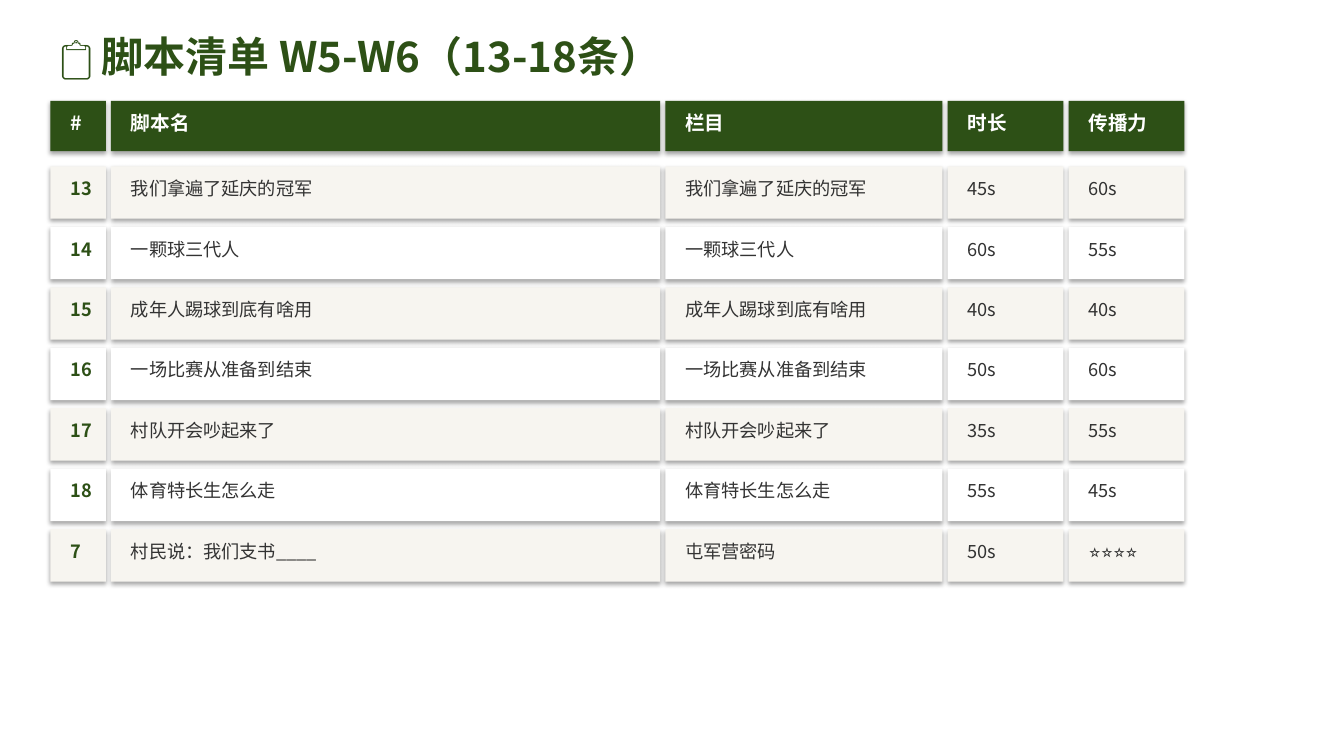
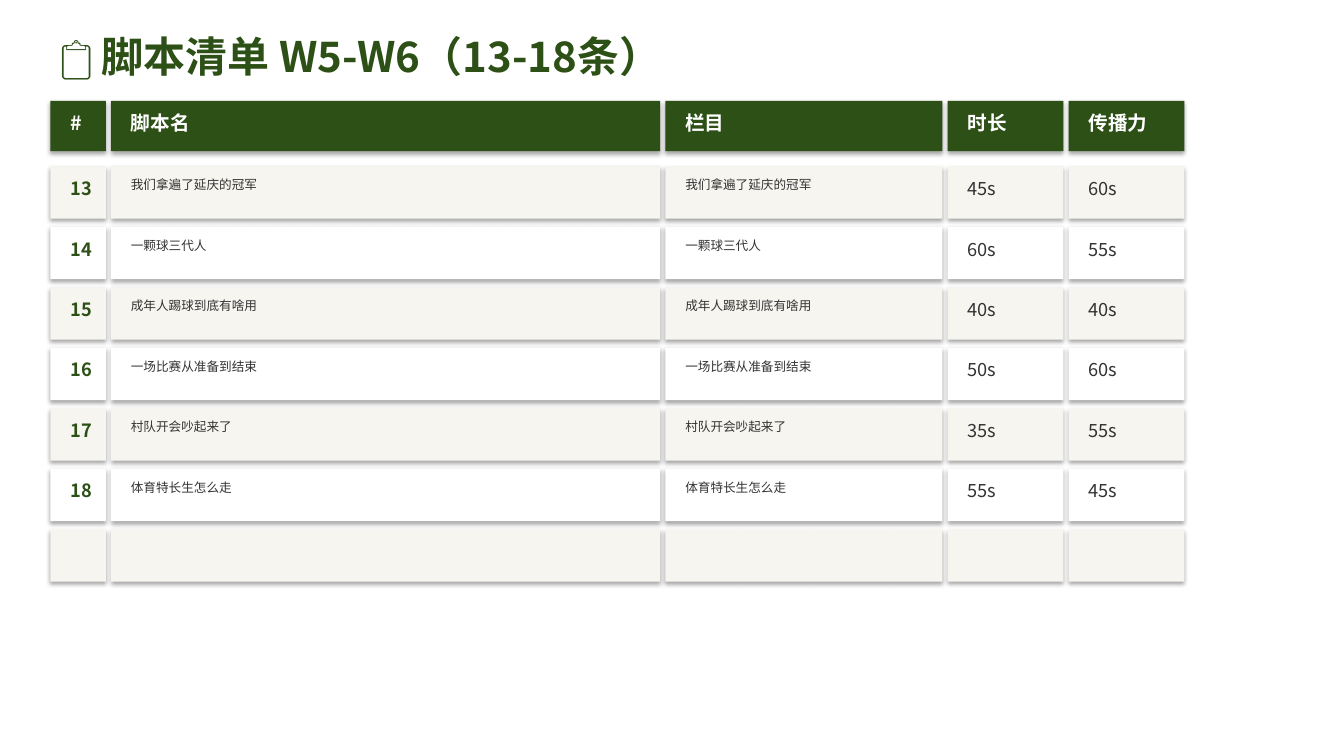
Before and after one commit to 975801846-star/workspace-outputs, a slide deck: slide 23 of tunjunying/plan_v2.pptx. Drawn at 1344x756 pixels with LibreOffice and Linux fonts; fonts in the diff are those of the drawing. Boxes give left, top, right and bottom in pixels: in the first picture for what was removed or moved away, otherwise in the second. Text is boxed around its words. In the diff, an @@ line names an element or a change of style, - is before the commit and + after.

```diff
--- a/tunjunying/plan_v2.pptx
+++ b/tunjunying/plan_v2.pptx
@@ size 13 to 9 pt in 12 elements at (131, 178, 257, 190), (685, 178, 811, 190), (131, 239, 207, 251), (685, 239, 761, 251), (131, 299, 257, 311), (685, 299, 811, 311), (131, 360, 257, 372), (685, 360, 811, 372), (131, 420, 232, 432), (685, 420, 786, 432), (131, 481, 232, 493), (685, 481, 786, 493) @@
@@ text removed at (1079, 535, 1185, 578) @@
-⭐⭐⭐⭐
@@ text removed at (70, 544, 81, 558) @@
-7
@@ text removed at (131, 542, 317, 561) @@
-村民说：我们支书____
@@ text removed at (685, 542, 776, 560) @@
-屯军营密码
@@ text removed at (968, 545, 997, 558) @@
-50s
```
Also in this commit, not shown: 3 other slides changed.
